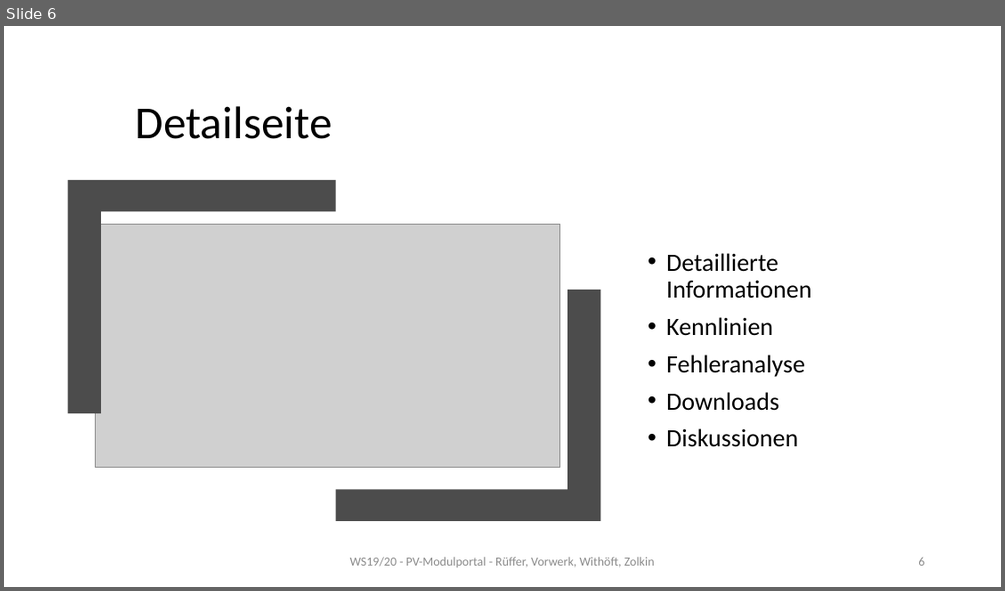
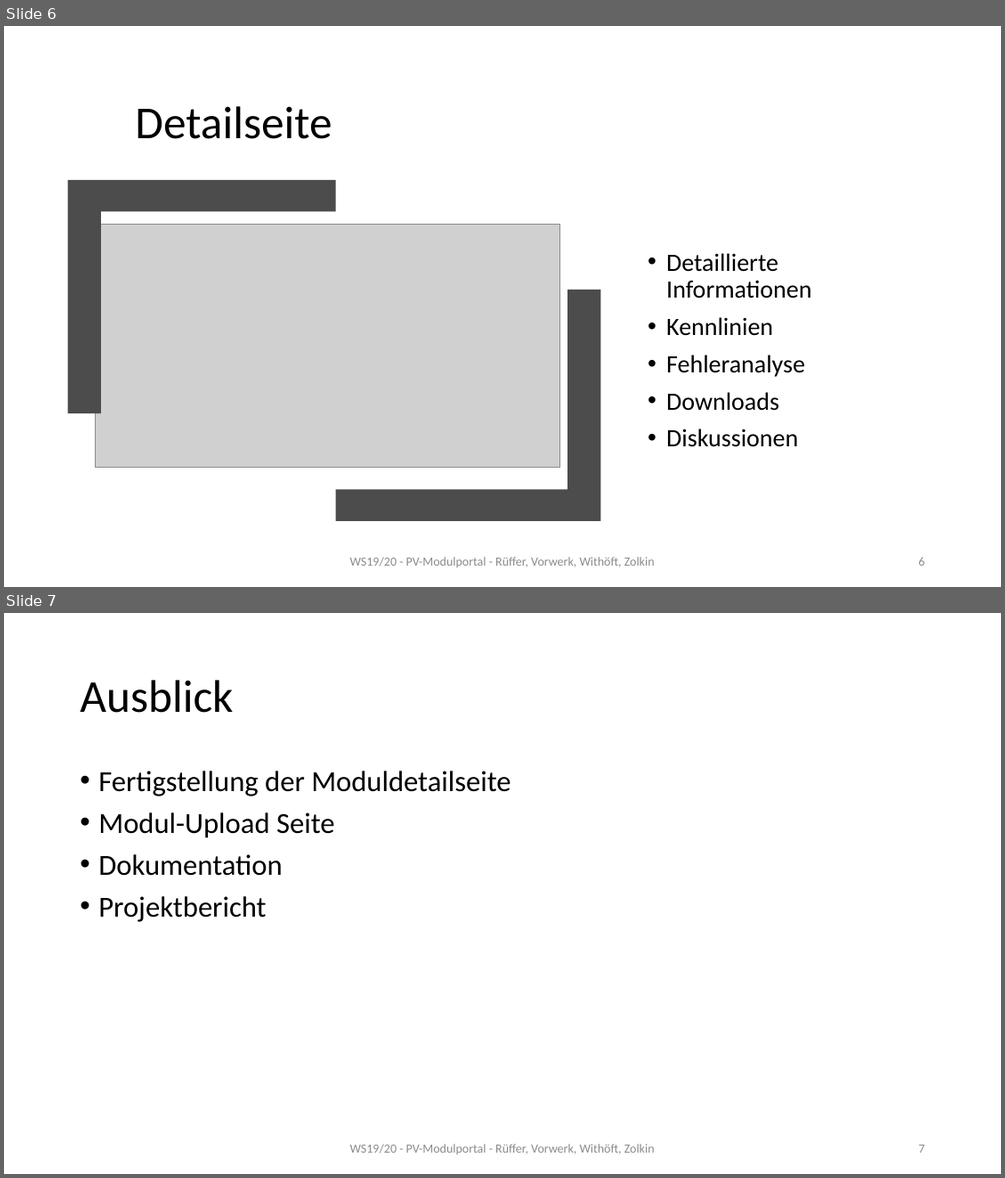
Before and after one commit to mwithoeft/Webengineering, a slide deck: docs/Seminarvortrag.pptx. Shown one above the other, each under a label of ours: slide 6 before the commit, slides 6 and 7 after it. The pictures are 1005x591 and 1005x1178 pixels, drawn with LibreOffice and Linux fonts; fonts in the diff are those of the drawing; grey boxes stand for pictures. Boxes give left, top, right and bottom in pixels: in the first picture for what was removed or moved away, otherwise in the second. Text is boxed around its words. In the diff, an @@ line names an element or a change of style, - is before the commit and + after.

Commit message:
Ausblick und Fazit in Seminarvortrag angefangen

```diff
--- a/docs/Seminarvortrag.pptx
+++ b/docs/Seminarvortrag.pptx
@@ slide 7 added at (4,613,1001,1174), background #FFFFFF @@
@@ title added at (80,680,233,713), 44 pt, text #000000 @@
+Ausblick
@@ text added at (98,771,510,922), 28 pt, text #000000 @@
+• Fertigstellung der Moduldetailseite
+• Modul-Upload Seite
+• Dokumentation
+• Projektbericht
@@ text added at (350,1143,655,1154), 12 pt, text #8C8C8C @@
+WS19/20 - PV-Modulportal - Rüffer, Vorwerk, Withöft, Zolkin
@@ page number added at (918,1144,924,1152), 12 pt, text #8C8C8C @@
+7
```
Also in this commit, not shown: 1 slide changed, 1 other slide added.
